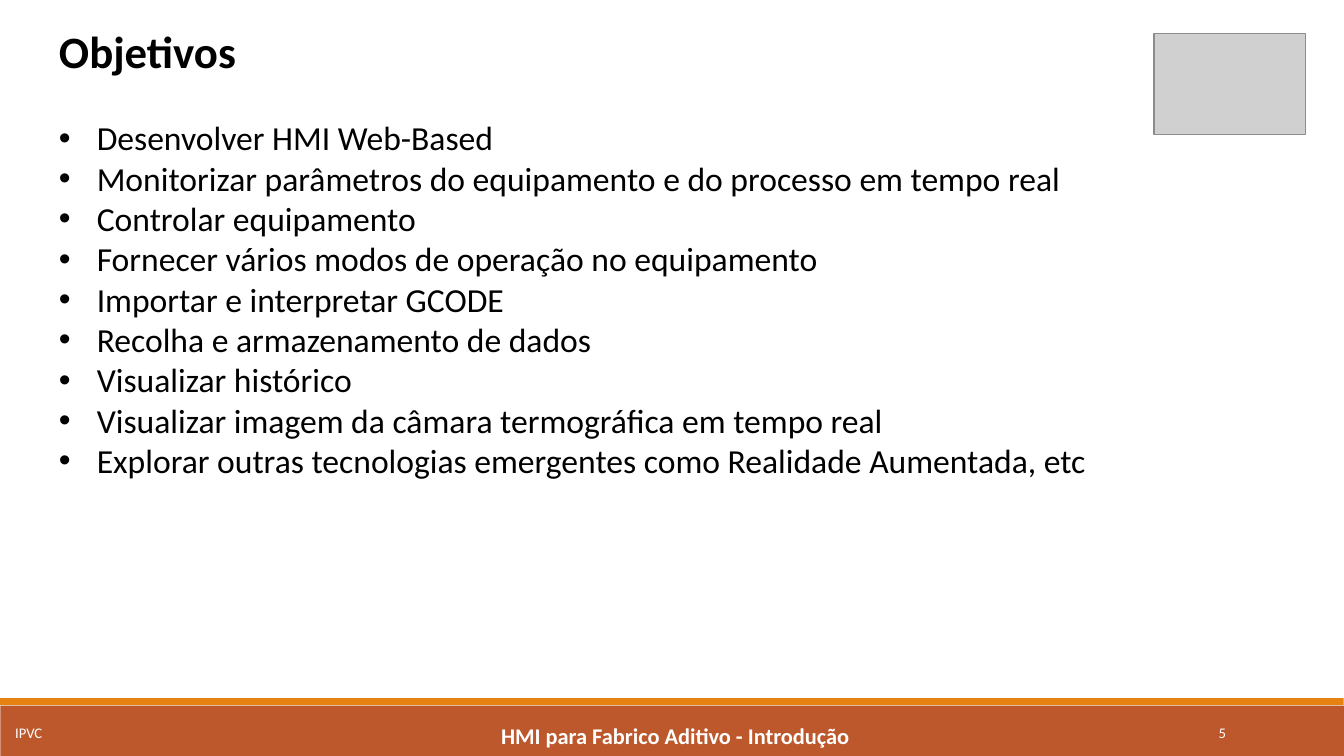
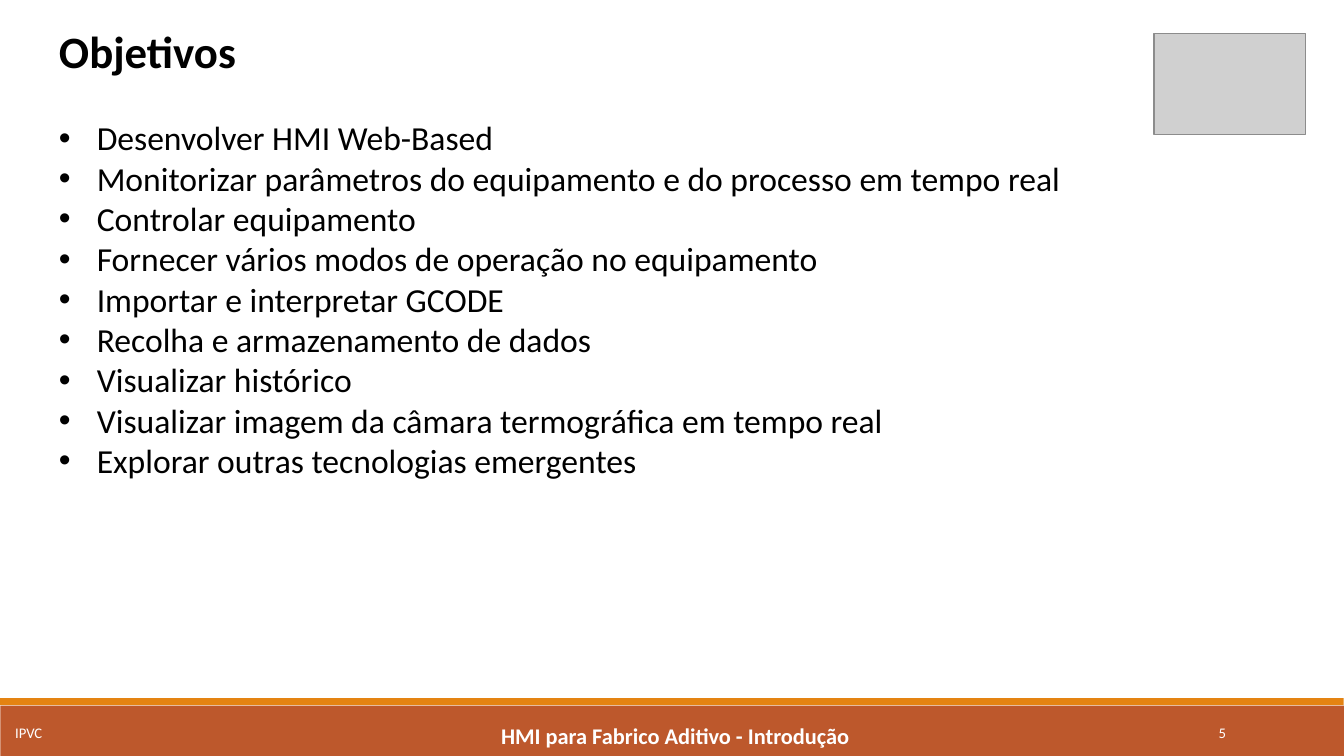
Before and after one commit to marcorlsrodrigues/projeto, a slide deck: slide 5 of Apresentacao Intermedia - Marco Rodrigues.pptx. Drawn at 1344x756 pixels with LibreOffice and Linux fonts; fonts in the diff are those of the drawing; grey boxes stand for pictures. Boxes give left, top, right and bottom in pixels: in the first picture for what was removed or moved away, otherwise in the second. Text is boxed around its words. In the diff, an @@ line names an element or a change of style, - is before the commit and + after.

```diff
--- a/Apresentacao Intermedia - Marco Rodrigues.pptx
+++ b/Apresentacao Intermedia - Marco Rodrigues.pptx
@@ text at (97,449,636,479): text changed @@
-• Explorar outras tecnologias emergentes como Realidade Aumentada, etc
+• Explorar outras tecnologias emergentes
```
Also in this commit, not shown: 4 other slides changed, 6 slides added, 10 other files.
